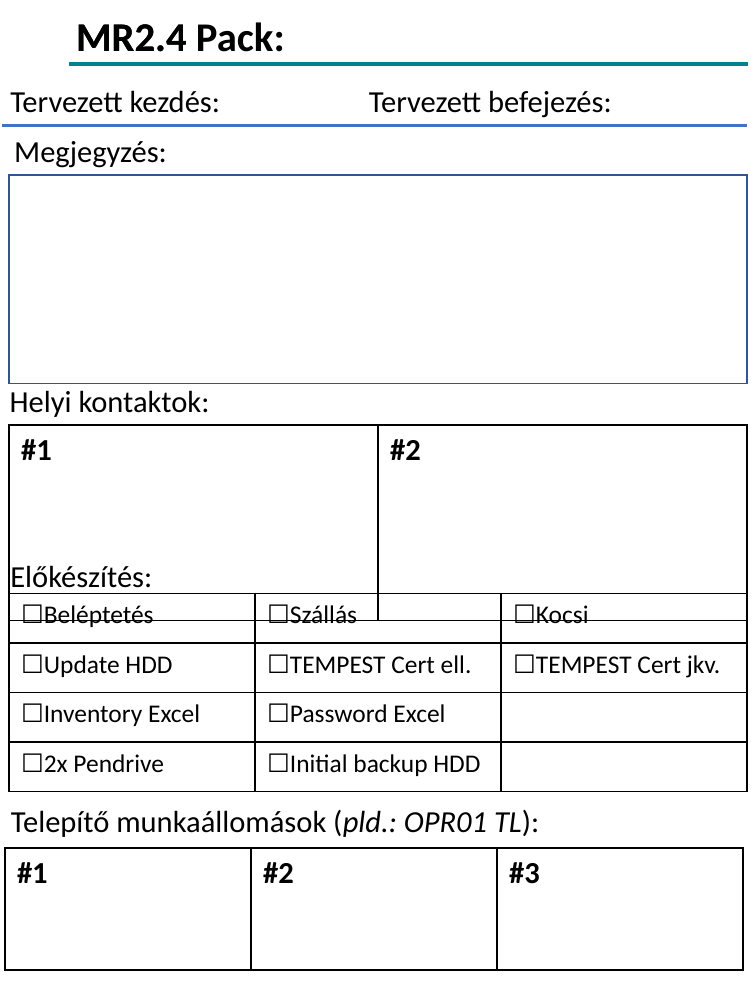
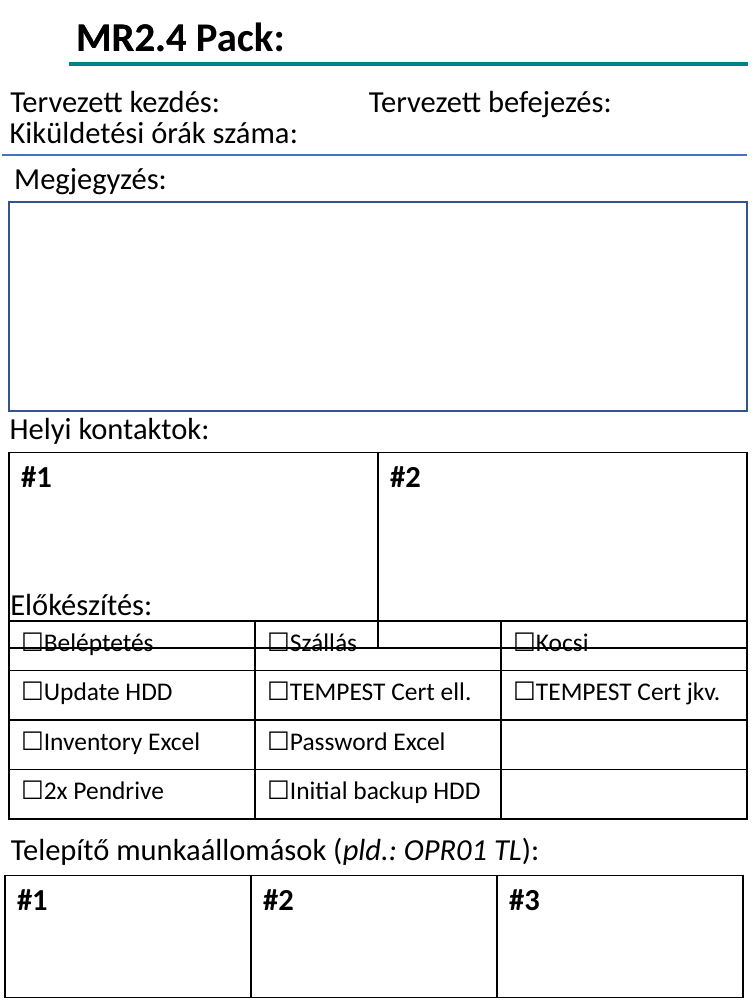
Before and after one commit to devilinside71/Onyx-Boox-Air-2-Plus-Templates, a slide deck: slide 1 of MR2.4/MR2.4_Full.pptx. Drawn at 756x1008 pixels with LibreOffice and Linux fonts; fonts in the diff are those of the drawing; background and template pictures are left out. Boxes give left, top, right and bottom in pixels: in the first picture for what was removed or moved away, otherwise in the second. Text is boxed around its words. In the diff, an @@ line names an element or a change of style, - is before the commit and + after.

```diff
--- a/MR2.4/MR2.4_Full.pptx
+++ b/MR2.4/MR2.4_Full.pptx
@@ text added at [10,121,298,144], 18 pt, text #000000 @@
+Kiküldetési órák száma:
@@ 1 text, 1 rectangle, 1 line: place and size @@
-1 text, 1 rectangle, 1 line at [2,126,747,594]
+1 text, 1 rectangle, 1 line at [2,155,747,622]
@@ 3 texts, 3 tables: place and size @@
-3 texts, 3 tables at [5,141,746,928]
+3 texts, 3 tables at [5,168,746,955]
```
Also in this commit, not shown: 1 other slide changed, 3 slides added, 2 slides removed, 2 other files.
